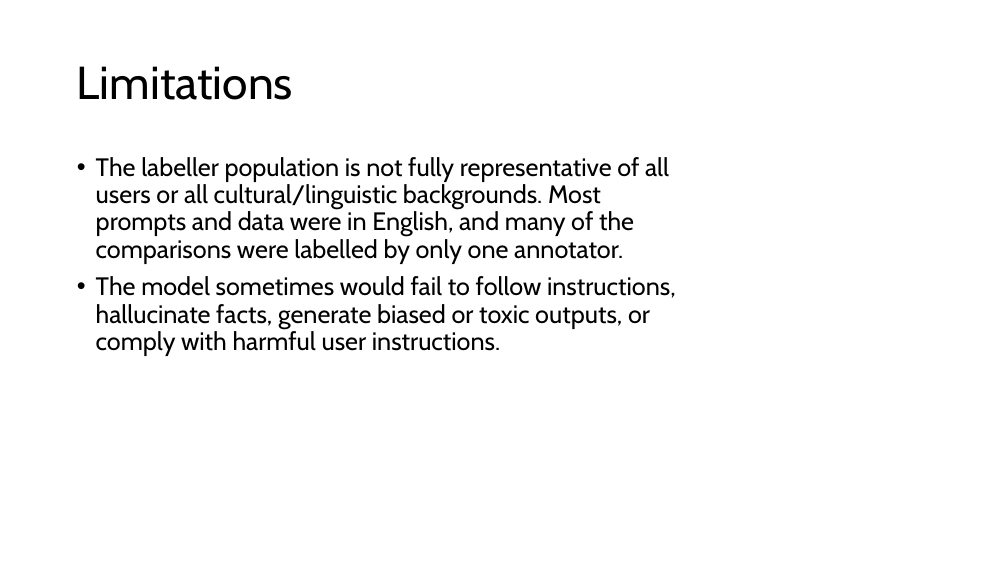
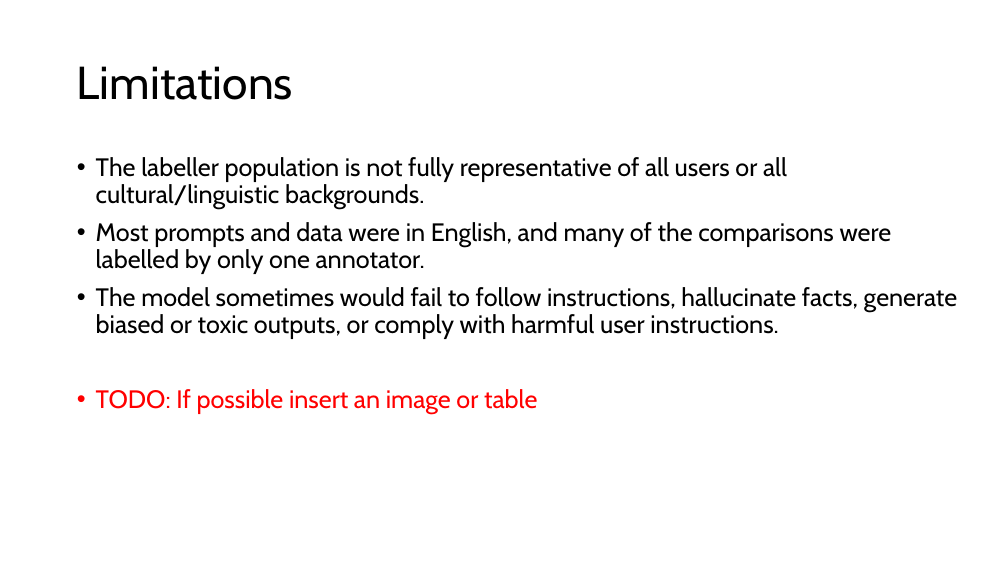
Before and after one commit to logus2k/genai_paper, a slide deck: slide 24 of final/final_version.pptx. Drawn at 1008x567 pixels with LibreOffice and Linux fonts; fonts in the diff are those of the drawing. Boxes give left, top, right and bottom in pixels: in the first picture for what was removed or moved away, otherwise in the second. Text is boxed around its words. In the diff, an @@ line names an element or a change of style, - is before the commit and + after.

```diff
--- a/final/final_version.pptx
+++ b/final/final_version.pptx
@@ text at <box>96,157,892,274</box>: text changed @@
-• The labeller population is not fully representative of all users or all cultural/linguistic backgrounds. Most prompts and data were in English, and many of the comparisons were labelled by only one annotator.
+• The labeller population is not fully representative of all users or all cultural/linguistic backgrounds.
+• Most prompts and data were in English, and many of the comparisons were labelled by only one annotator.
@@ text at <box>96,389,537,415</box>: paragraph added @@
+• TODO: If possible insert an image or table
```
Also in this commit, not shown: 11 other slides changed, 5 slides added, 4 slides removed, 2 other files.
